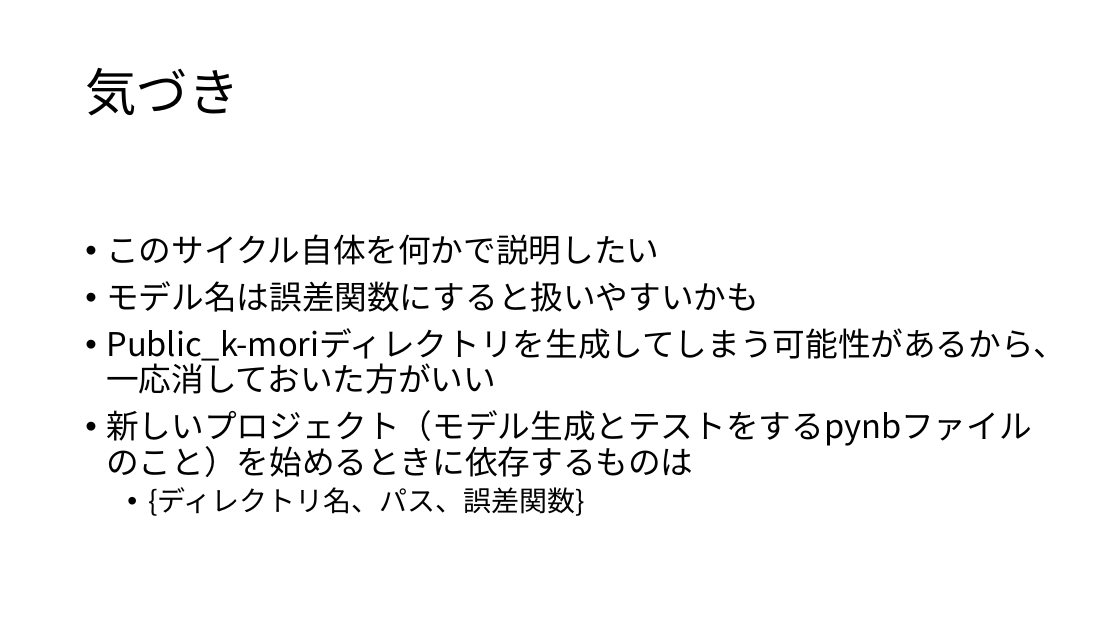
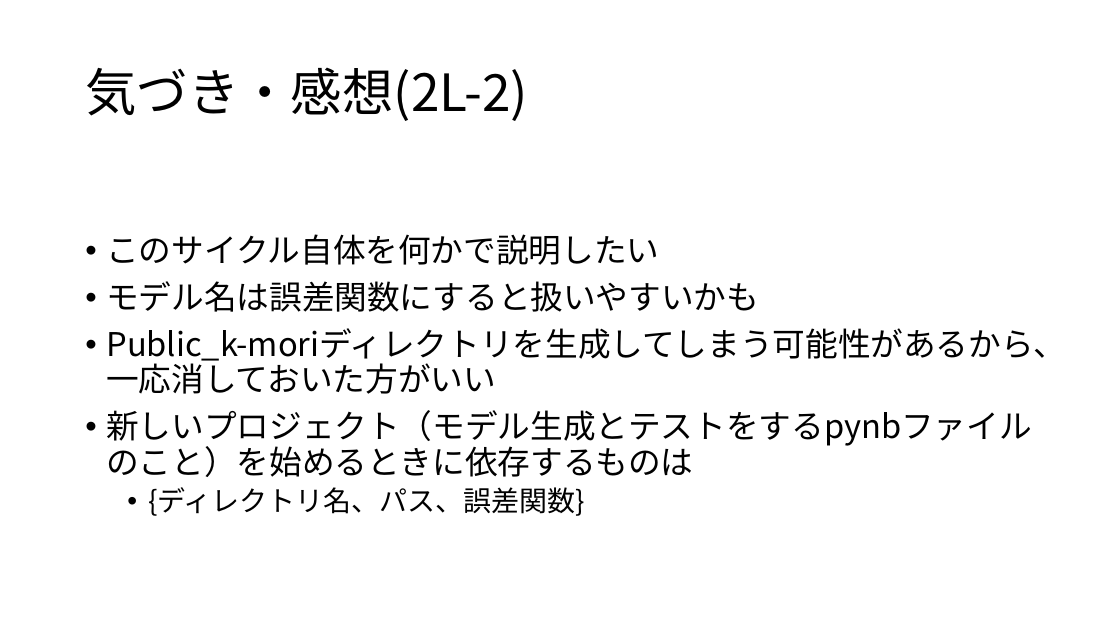
Before and after one commit to s1250103/Public_mori-lab, a slide deck: slide 9 of experiments/3L/Evaluate[3.pptx (slide 7 before the commit). Drawn at 1120x630 pixels with LibreOffice and Linux fonts; fonts in the diff are those of the drawing. Boxes give left, top, right and bottom in pixels: in the first picture for what was removed or moved away, otherwise in the second. Text is boxed around its words. In the diff, an @@ line names an element or a change of style, - is before the commit and + after.

```diff
--- a/experiments/3L/Evaluate[3.pptx
+++ b/experiments/3L/Evaluate[3.pptx
@@ title at <box>85,67,528,121</box>: text changed @@
-気づき
+気づき・感想(2L-2)
```
Also in this commit, not shown: 2 slides added, 5 other files.
